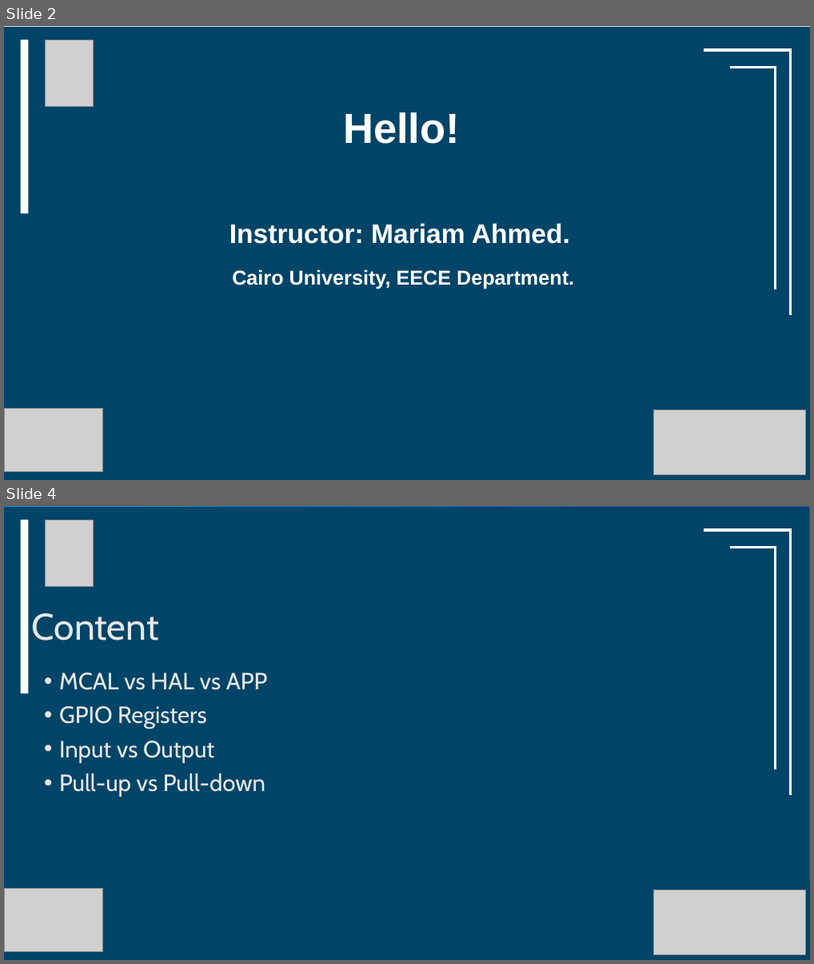
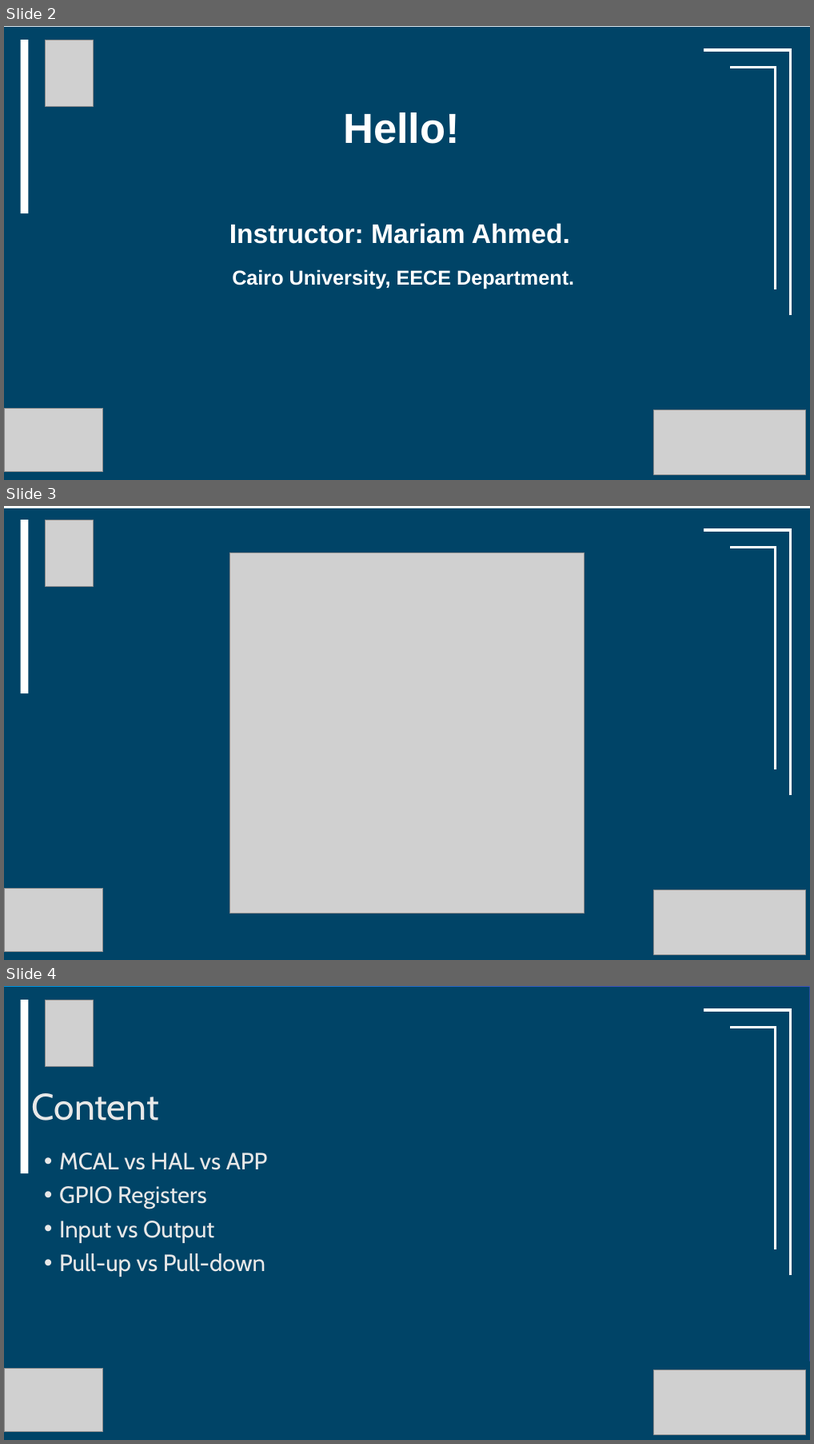
Before and after one commit to youefkh05/IEEE_CUSB26_Embedded, a slide deck: Sessions/4/Session4/Session4.pptx. Shown one above the other, each under a label of ours: slides 2 and 4 before the commit, slides 2, 3 and 4 after it; the slides between them are not shown. The pictures are 814x964 and 814x1444 pixels, drawn with LibreOffice and Linux fonts; fonts in the diff are those of the drawing; grey boxes stand for pictures. Boxes give left, top, right and bottom in pixels: in the first picture for what was removed or moved away, otherwise in the second. Text is boxed around its words. In the diff, an @@ line names an element or a change of style, - is before the commit and + after.

```diff
--- a/Sessions/4/Session4/Session4.pptx
+++ b/Sessions/4/Session4/Session4.pptx
@@ slide 3 added at <box>4,506,810,960</box>, background #FFFFFF @@
@@ rectangle added at <box>4,508,810,960</box>, fill #004467 @@
@@ rectangle added at <box>20,520,28,693</box>, fill #FFFFFF @@
@@ picture added at <box>45,520,94,587</box> @@
@@ picture added at <box>230,552,585,912</box> @@
@@ group added at <box>704,529,792,795</box>: 4 lines @@
@@ rectangle added at <box>4,881,810,960</box>, fill #004467 @@
@@ picture added at <box>4,888,103,952</box> @@
@@ picture added at <box>654,889,806,954</box> @@
@@ picture added at <box>4,896,103,959</box> @@
@@ picture added at <box>658,894,810,959</box> @@
```
Also in this commit, not shown: 1 slide removed.
